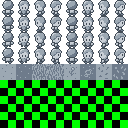
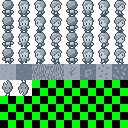
Layer changes from the first 128×128 image to the second:
painted on "Background" over [0, 80, 32, 96]
